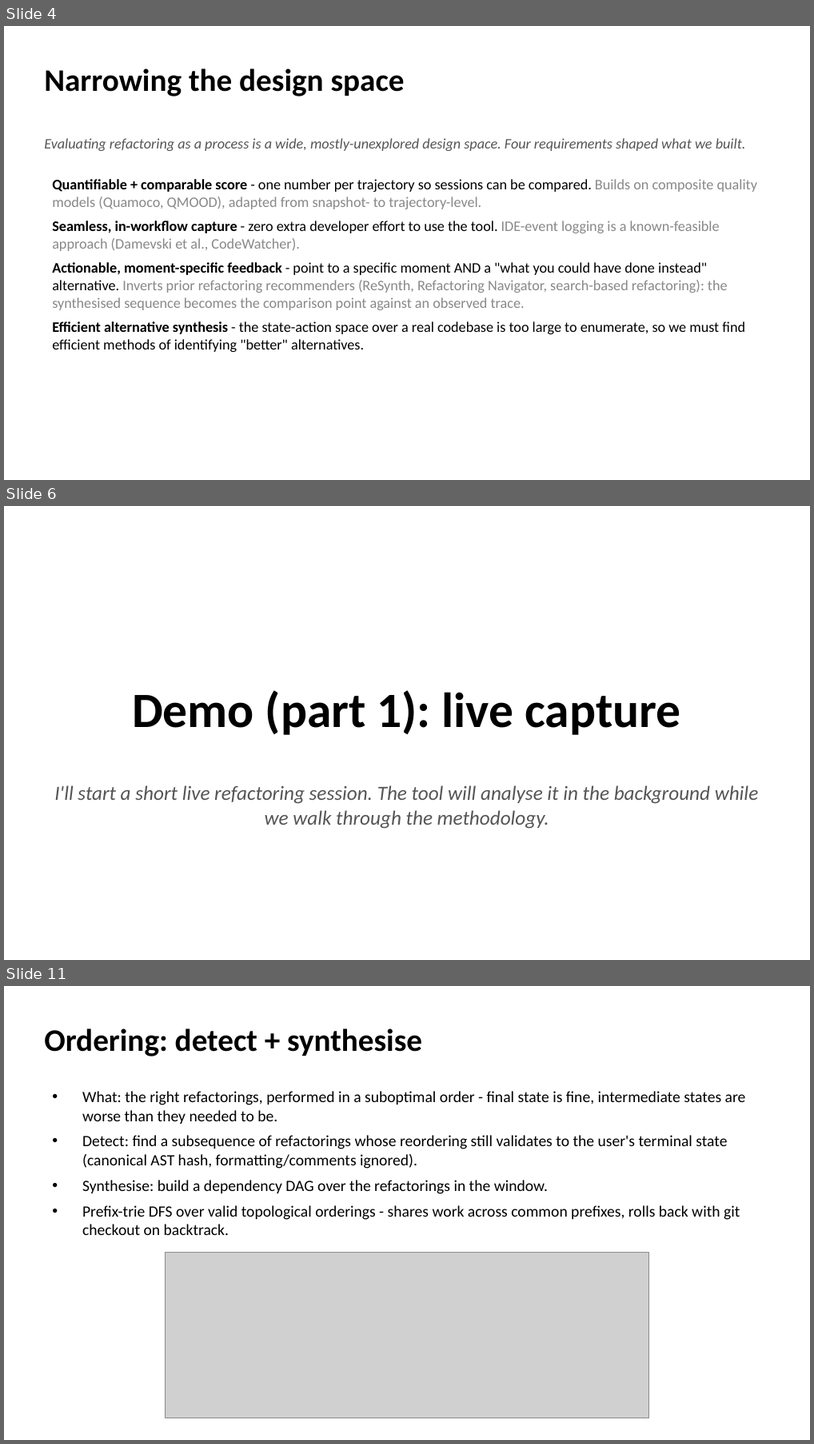
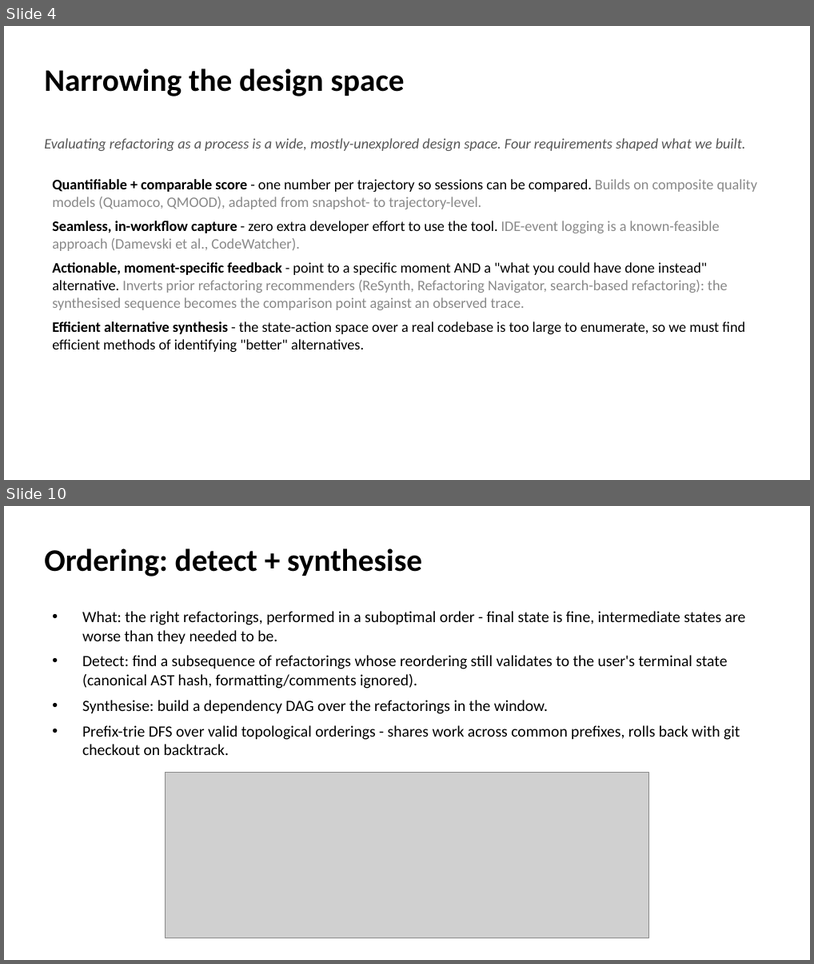
Before and after one commit to EthanHosier/fyp, a slide deck: presentation/slides.pptx. Shown one above the other, each under a label of ours: slides 4, 6 and 11 before the commit, slides 4 and 10 after it; the slides between them are not shown. The pictures are 814x1444 and 814x964 pixels, drawn with LibreOffice and Linux fonts; fonts in the diff are those of the drawing; grey boxes stand for pictures. Boxes give left, top, right and bottom in pixels: in the first picture for what was removed or moved away, otherwise in the second. Text is boxed around its words. In the diff, an @@ line names an element or a change of style, - is before the commit and + after.

```diff
--- a/presentation/slides.pptx
+++ b/presentation/slides.pptx
@@ slide 6 removed at [4, 506, 810, 960], background #FFFFFF @@
@@ text removed at [132, 690, 681, 735] @@
-Demo (part 1): live capture
@@ text removed at [54, 785, 758, 828] @@
-I'll start a short live refactoring session. The tool will analyse it in the background while we walk through the methodology.
@@ what was slide 11 is now slide 10 @@
```
Also in this commit, not shown: 7 slides changed, 1 slide added, 3 other slides removed, 2 other files.
